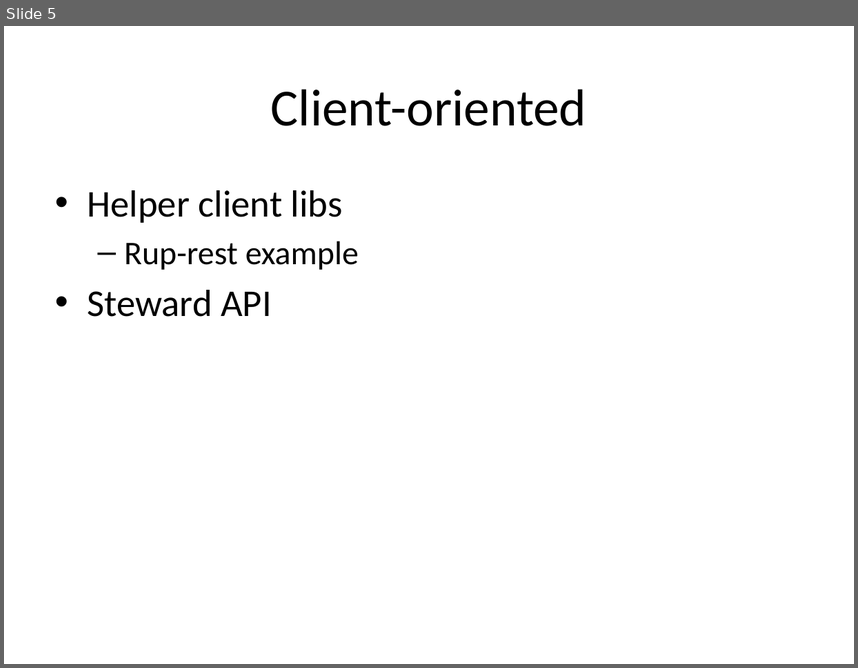
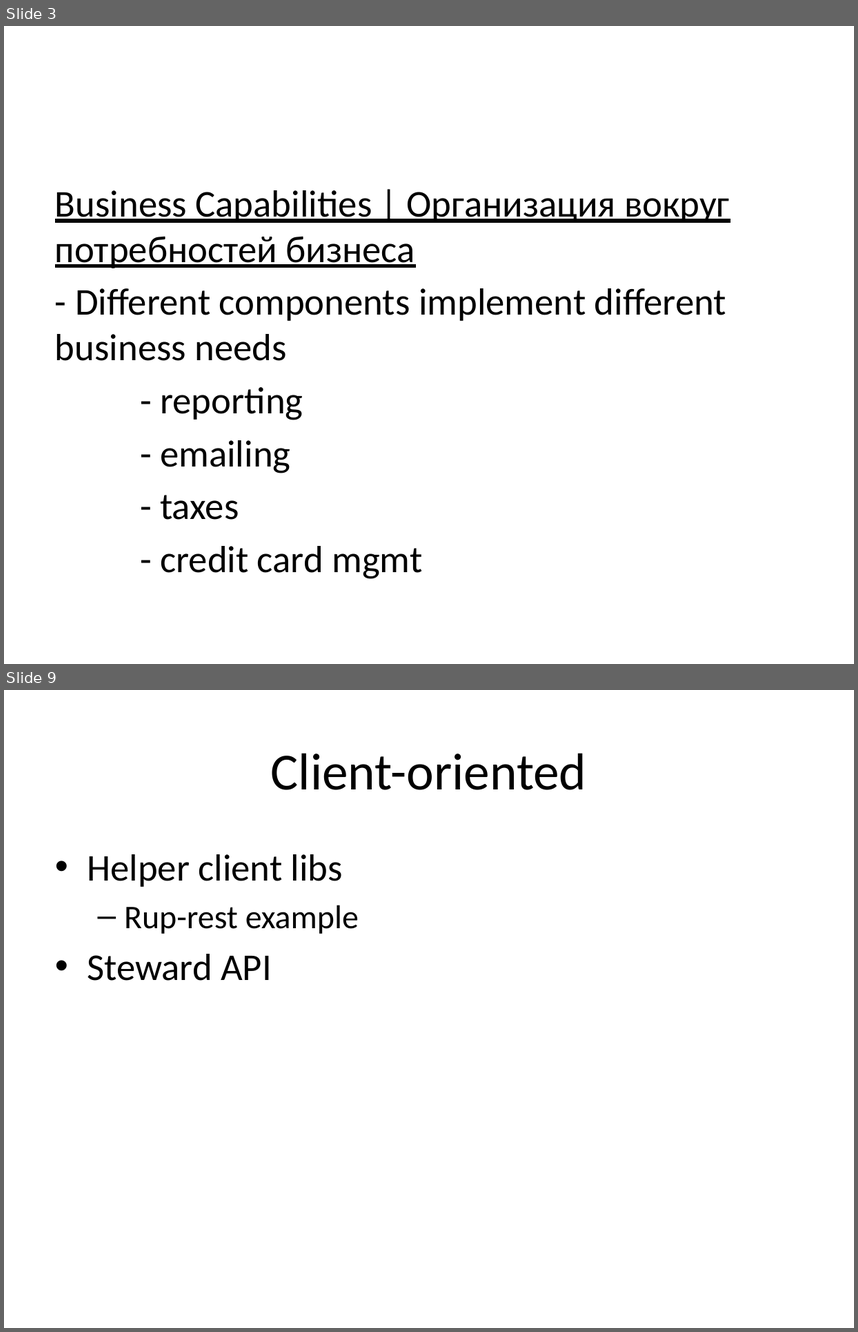
Before and after one commit to vitali-kviatkouski/personal, a slide deck: Microservices.pptx. Shown one above the other, each under a label of ours: slide 5 before the commit, slides 3 and 9 after it; the slides between them are not shown. The pictures are 858x668 and 858x1332 pixels, drawn with LibreOffice and Linux fonts; fonts in the diff are those of the drawing. Boxes give left, top, right and bottom in pixels: in the first picture for what was removed or moved away, otherwise in the second. Text is boxed around its words. In the diff, an @@ line names an element or a change of style, - is before the commit and + after.

```diff
--- a/Microservices.pptx
+++ b/Microservices.pptx
@@ slide 3 added at (4,26,854,664), background #FFFFFF @@
@@ text added at (55,190,730,579), 32 pt, text #000000 @@
+Business Capabilities | Организация вокруг потребностей бизнеса
+- Different components implement different business needs
+- reporting
+- emailing
+- taxes
+- credit card mgmt
@@ what was slide 5 is now slide 9 @@
```
Also in this commit, not shown: 4 slides changed, 4 other slides added, 1 slide removed, 1 other file.
